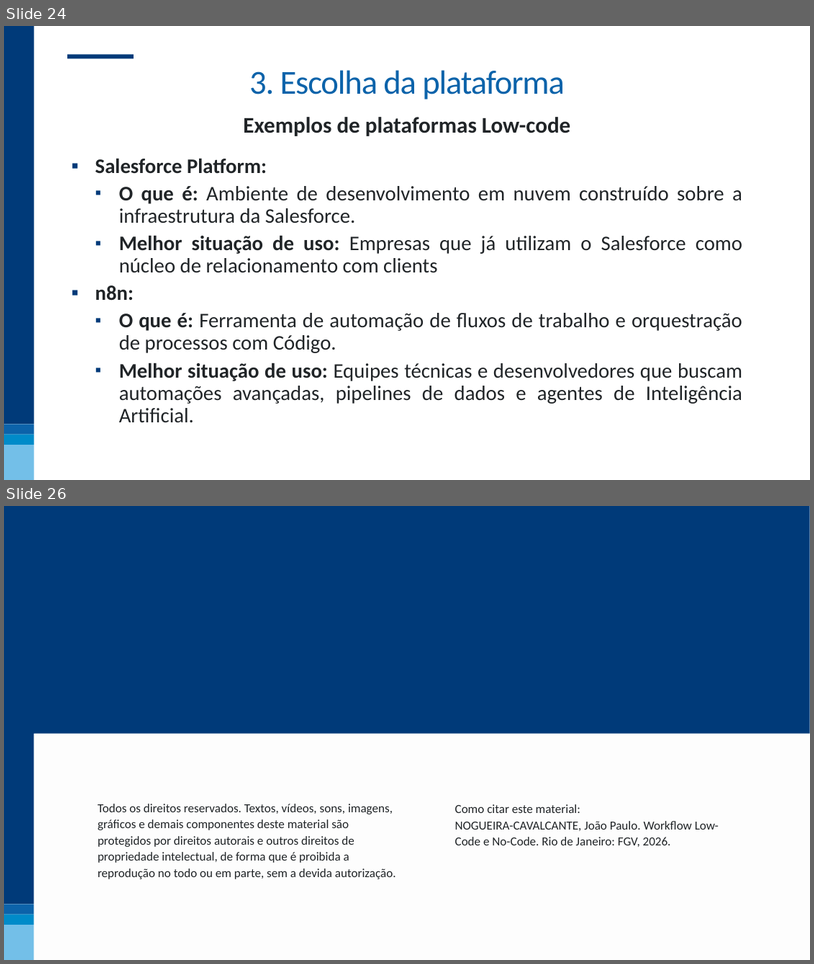
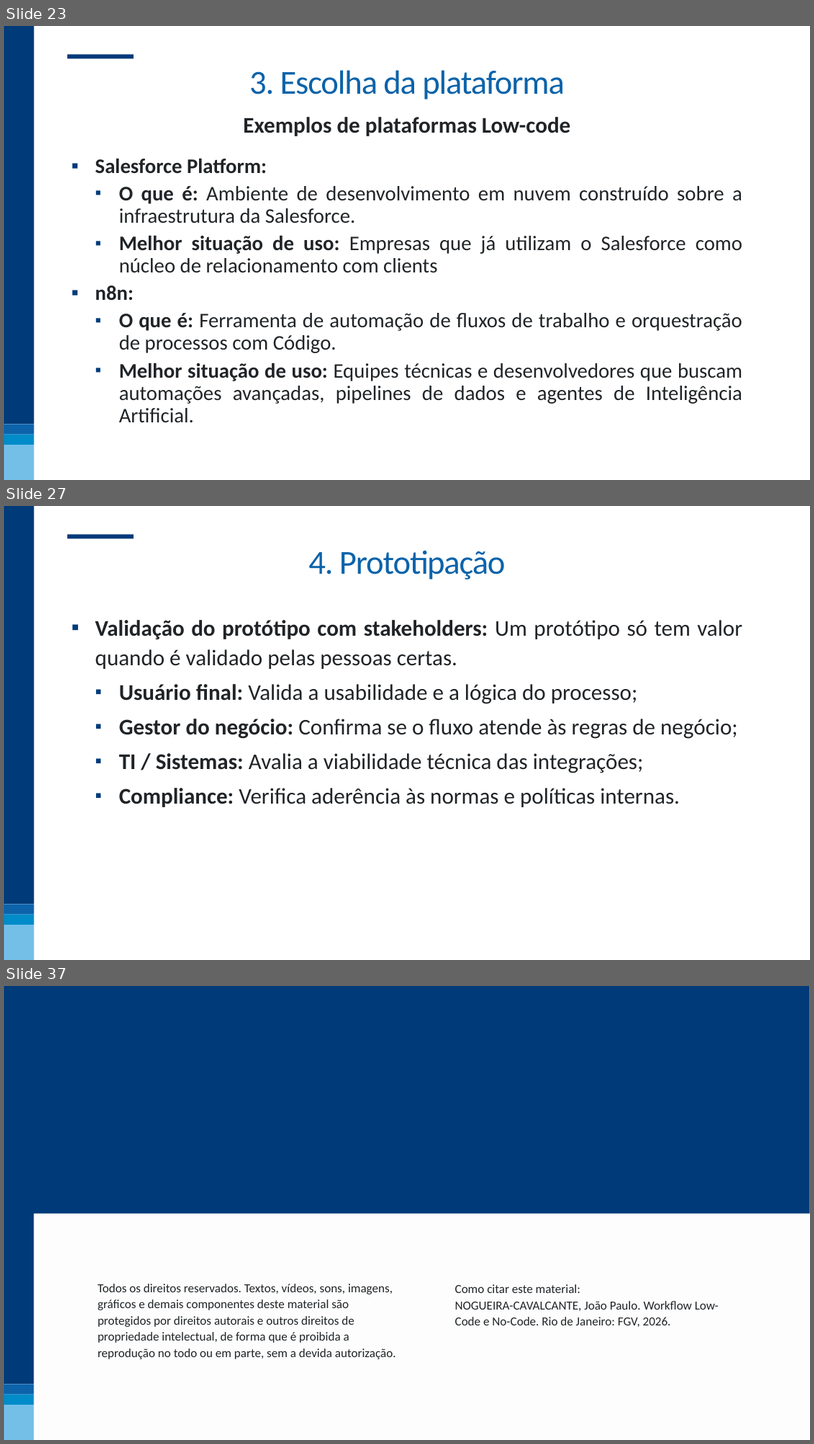
Before and after one commit to nogueira-cavalcante/FGV, a slide deck: Workflow Low-Code e No-Code/apresentações/01 - Workflow Low-code e No-code.pptx. Shown one above the other, each under a label of ours: slides 24 and 26 before the commit, slides 23, 27 and 37 after it; the slides between them are not shown. The pictures are 814x964 and 814x1444 pixels, drawn with LibreOffice and Linux fonts; fonts in the diff are those of the drawing; background and template pictures are left out. Boxes give left, top, right and bottom in pixels: in the first picture for what was removed or moved away, otherwise in the second. Text is boxed around its words. In the diff, an @@ line names an element or a change of style, - is before the commit and + after.

Commit message:
atualização da apresentação workflow low-code e no-code até o testes e validação

```diff
--- a/Workflow Low-Code e No-Code/apresentações/01 - Workflow Low-code e No-code.pptx
+++ b/Workflow Low-Code e No-Code/apresentações/01 - Workflow Low-code e No-code.pptx
@@ slide 27 added at (4,506,810,960), background #FFFFFF; not listed: 5 template elements that a slide beside it also shows @@
@@ title added at (309,550,506,579), 60 pt, text #0C63AA @@
+4. Prototipação
@@ text added at (95,620,743,807), 40 pt, text #202427 @@
+▪ Validação do protótipo com stakeholders: Um protótipo só tem valor quando é validado pelas pessoas certas.
+  ▪ Usuário final: Valida a usabilidade e a lógica do processo;
+  ▪ Gestor do negócio: Confirma se o fluxo atende às regras de negócio;
+  ▪ TI / Sistemas: Avalia a viabilidade técnica das integrações;
+  ▪ Compliance: Verifica aderência às normas e políticas internas.
@@ what was slide 24 is now slide 23 @@
@@ what was slide 26 is now slide 37 @@
```
Also in this commit, not shown: 5 slides changed, 11 other slides added, 1 slide removed, 1 other file.
